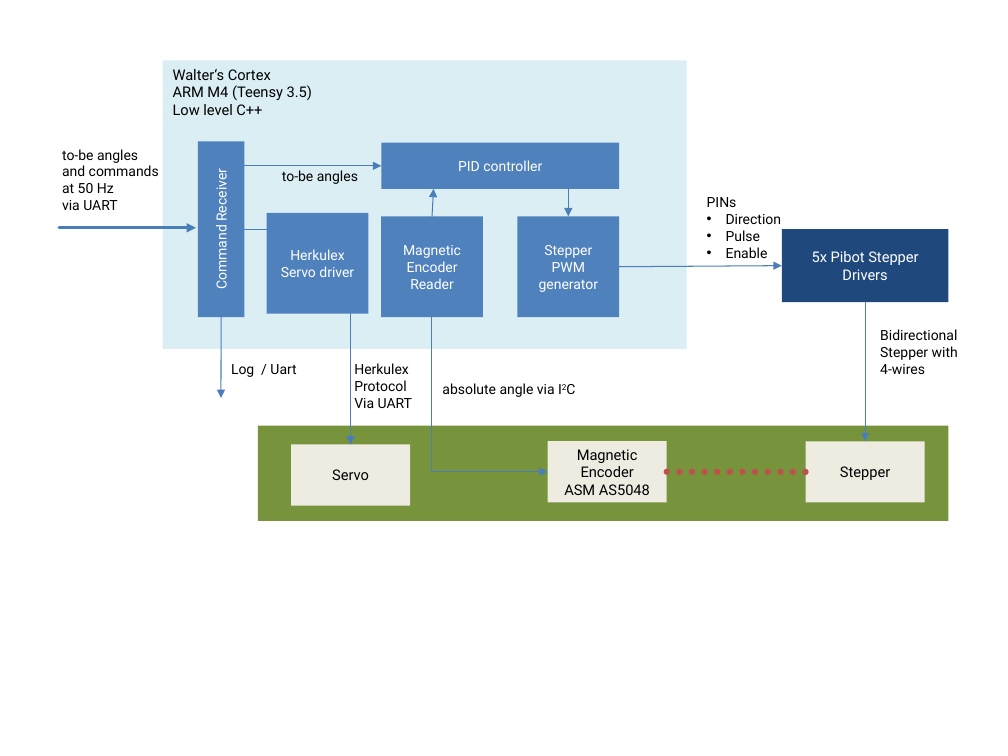
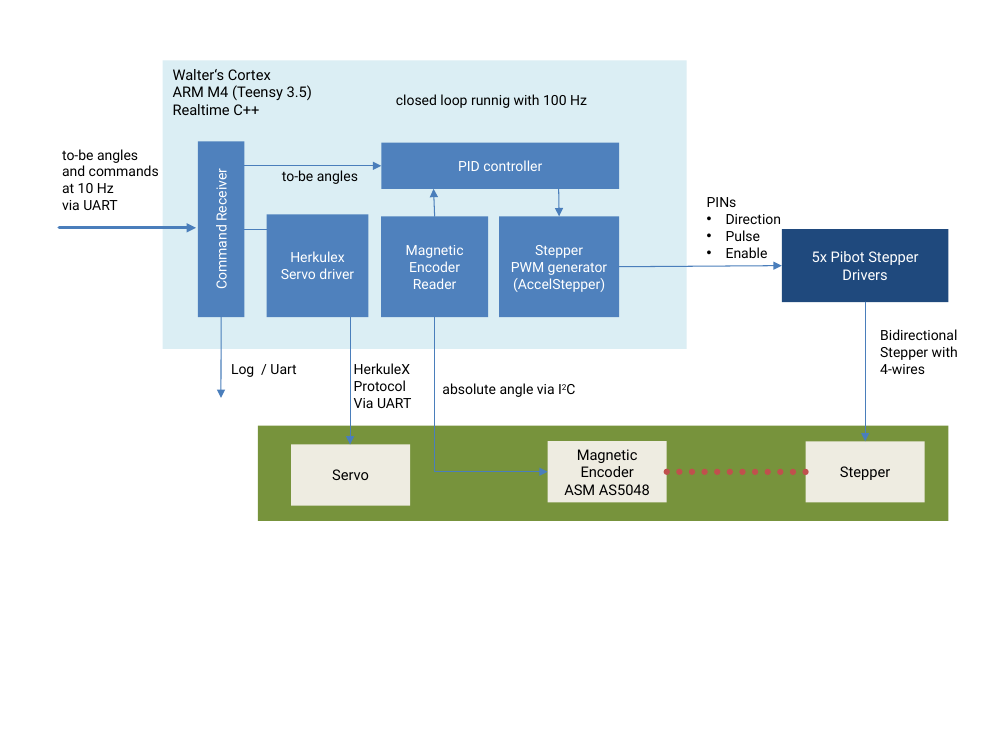
Before and after one commit to goergch/Walter, a slide deck: slide 7 of doc/Walter Documentation.pptx. Drawn at 1008x756 pixels with LibreOffice and Linux fonts; fonts in the diff are those of the drawing. Boxes give left, top, right and bottom in pixels: in the first picture for what was removed or moved away, otherwise in the second. Text is boxed around its words. In the diff, an @@ line names an element or a change of style, - is before the commit and + after.

```diff
--- a/doc/Walter Documentation.pptx
+++ b/doc/Walter Documentation.pptx
@@ text in rectangle at [173,104,259,115]: text changed @@
-Low level C++
+Realtime C++
@@ text added at [396,94,587,108], 10 pt, text #000000 @@
+closed loop runnig with 100 Hz
@@ text at [62,183,114,193]: text changed @@
-at 50 Hz
+at 10 Hz
@@ arrow moved from (569, 188) - (569, 217) to (558, 188) - (559, 217) @@
@@ elbow arrow (244, 229) - (350, 445): route changed @@
@@ rectangle "Herkulex Servo driver": place and size @@
-rectangle "Herkulex Servo driver" at [267,213,369,313]
+rectangle "Herkulex Servo driver" at [267,215,369,318]
@@ rectangle "Magnetic Encoder": place and size @@
-rectangle "Magnetic Encoder" at [381,217,483,318]
+rectangle "Magnetic Encoder" at [381,217,488,318]
@@ rectangle "Stepper": place and size @@
-rectangle "Stepper" at [517,217,619,318]
+rectangle "Stepper" at [499,217,619,318]
@@ text in rectangle at [513,278,605,292]: paragraph added @@
+(AccelStepper)
@@ elbow arrow (434, 318) - (547, 472): route changed @@
@@ text at [354,363,410,374]: text changed @@
-Herkulex
+HerkuleX
```
Also in this commit, not shown: 2 other slides changed, 29 other files.
